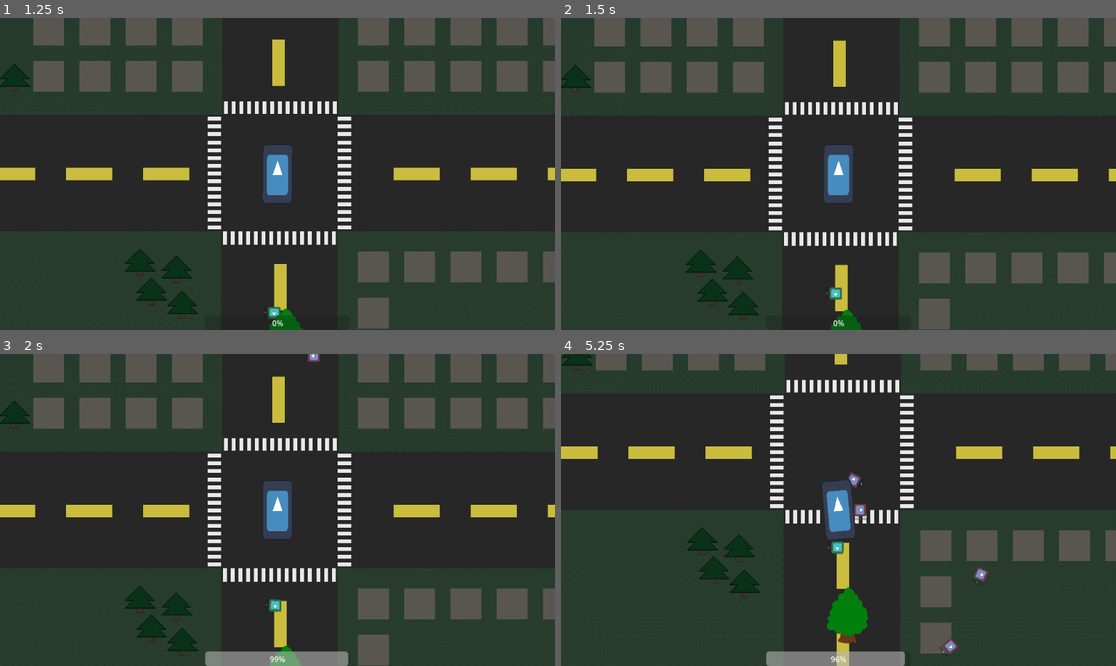
Above: before the commit, frames 1-4 (two rows, left to right).
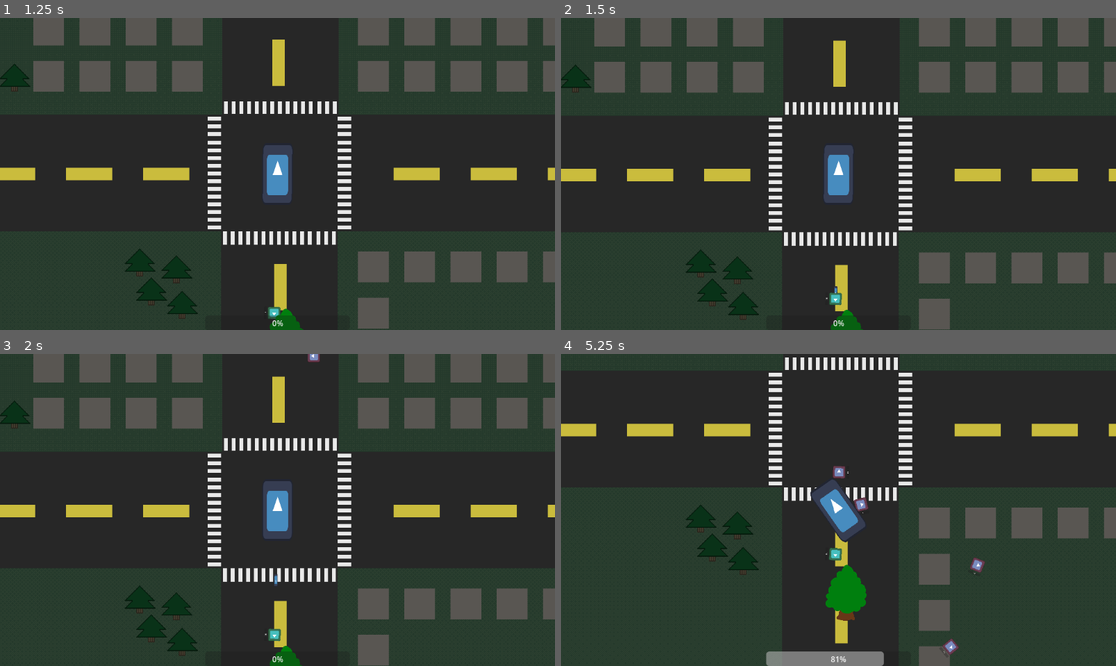
Above: after the commit, the same moments.

Repository: LeBulldoge/torqueterror
Game: Godot game, scene res://main.tscn
Same seed, same stepped clock (60 frames per second), same inputs: the game is played once before the commit and once after it. The engine's default icon, where the game draws it, is replaced by a stand-in: a white triangle on a blue panel in a dark square.
Inputs:
- Up to frame 1 (1.25 s): tap Enter at 0.5 s; hold D (steer_right) from 0.53 s (still down); tap S (decelerate) at 0.6 s
- Up to frame 2 (1.5 s): release D (steer_right) at 1.28 s; hold A (steer_left) from 1.28 s (still down); tap S (decelerate) at 1.35 s
- Up to frame 3 (2 s): keep holding A (steer_left)
- Up to frame 4 (5.25 s): release A (steer_left) at 2.03 s; hold D (steer_right) 2.03-2.78 s; tap S (decelerate) every 0.75 s from 2.1 to 5.1 s; hold W (accelerate) 2.78-3.53 s; hold A (steer_left) from 3.53 s (still down)

Frame 1 is identical in both runs. In frame 2, 0.1% of the frame differs, in the area x 47-51%, y 85-93%; in frame 3, 1.4%; in frame 4, 20%, in the area x 0-100%, y 0-100%.

Commit message:
lmao!

Diff:
--- a/ai/ai_module.gd
+++ b/ai/ai_module.gd
@@ -2,5 +2,9 @@
 extends Node
 
 
+func setup(_enemy: Enemy):
+    pass
+
+
 func perform(_enemy: Enemy):
     pass
--- a/ai/attacker.gd
+++ b/ai/attacker.gd
@@ -2,13 +2,20 @@
 extends AIModule
 
 
-func perform(enemy: Enemy):
-    if enemy.position.distance_to(enemy.target.position) < enemy.weapon.attack_range:
-        shoot(enemy)
+func setup(enemy: Enemy):
+    enemy.weapon.area_entered.connect(_on_weapon_area_entered.bind(enemy))
+    enemy.weapon.area_exited.connect(_on_weapon_area_exited.bind(enemy))
 
 
-func shoot(enemy: Enemy):
-    if enemy.weapon.is_attack_on_cooldown():
+func _on_weapon_area_entered(body: Area2D, enemy: Enemy) -> void:
+    if not body is HitBoxComponent:
+        print("Detected wrong body type " + body.to_string())
         return
 
-    enemy.weapon.attack(enemy.target.get_node("HealthComponent"))
+    enemy.set_state(Enemy.State.Attacking)
+    enemy.weapon.start_attack(body)
+
+
+func _on_weapon_area_exited(body: Area2D, enemy: Enemy) -> void:
+    enemy.set_state(Enemy.State.Free)
+    enemy.weapon.stop_attack()
--- a/ai/chaser.gd
+++ b/ai/chaser.gd
@@ -5,7 +5,10 @@
 func perform(enemy: Enemy):
     enemy.look_at(enemy.target.position)
 
-    if enemy.position.distance_to(enemy.target.position) > enemy.weapon.attack_range:
+    if enemy.state == Enemy.State.Free:
+        enemy.set_state(Enemy.State.Moving)
+
+    if enemy.state == Enemy.State.Moving:
         walk(enemy)
 
 func walk(enemy: Enemy):
--- a/enemy/enemy.gd
+++ b/enemy/enemy.gd
@@ -1,12 +1,16 @@
 class_name Enemy
 extends CharacterBody2D
 
-@export var weapon: Weapon
 @export var speed := 0
 
 var target: Node2D
 
+enum State { Free, Moving, Attacking }
+var state: State = State.Free
+signal state_changed(new_state)
+
 @onready var ai_module_group = str(get_instance_id()) + "_ai_modules"
+@onready var weapon = $WeaponComponent as Weapon
 
 func _ready():
     assert(target, "Enemy node requires a target")
@@ -17,31 +21,22 @@
     $HealthComponent.health_changed.connect(display_health)
     $HealthComponent.death.connect(queue_free)
 
-    add_child(weapon.attack_timer)
-
     for module in $AIModules.get_children():
         module.add_to_group(ai_module_group)
+        module.setup(self)
 
 
 func display_health(value):
     $HealthBar.value = value
 
 
+func set_state(new_state: State) -> void:
+    if state == new_state:
+        return
+
+    self.state = new_state
+    state_changed.emit(self.state)
+
+
 func _process(_delta):
     get_tree().call_group(ai_module_group, "perform", self)
-
-
-#func _physics_process(delta):
-#	var collision = move_and_collide(velocity)
-#	if collision:
-#		var obj = collision.get_collider()
-#		if not obj.is_in_group("enemies") and "health" in obj:
-#			var h = obj.health as Health
-#			weapon.attack(health)
-#
-#			var bounce_ratio = (h.max_health / health.max_health) * 0.2
-#			velocity = velocity.bounce(collision.get_normal()) * bounce_ratio
-#		else:
-#			velocity = velocity.direction_to(transform.x)
-#
-#	velocity = lerp(velocity, transform.x * speed * delta, 1 * delta)
--- a/enemy/melee_enemy.tscn
+++ b/enemy/melee_enemy.tscn
@@ -4,18 +4,13 @@
 [ext_resource type="Script" path="res://enemy/enemy.gd" id="1_tj1hn"]
 [ext_resource type="Texture2D" uid="uid://bqs2kod2xac7k" path="res://icon.svg" id="2_nj8b1"]
 [ext_resource type="PackedScene" uid="uid://cpq8qcn88e664" path="res://scenes/components/hitbox_component.tscn" id="2_nt5q1"]
-[ext_resource type="Script" path="res://resources/weapon.gd" id="3_frbuk"]
 [ext_resource type="Shader" path="res://enemy/melee_enemy.gdshader" id="4_2uae1"]
 [ext_resource type="PackedScene" uid="uid://cxspkpo4cxc45" path="res://ai/attacker_module.tscn" id="4_ieso8"]
 [ext_resource type="PackedScene" uid="uid://ddmqjpbhmikah" path="res://ai/chaser_module.tscn" id="5_2ce88"]
+[ext_resource type="PackedScene" uid="uid://8ho5oq2a58id" path="res://resources/weapon_component.tscn" id="5_2viey"]
 
-[sub_resource type="Resource" id="Resource_x43cx"]
-resource_local_to_scene = true
-script = ExtResource("3_frbuk")
-damage = 1
-type = 0
-attack_range = 0
-attack_cooldown = 1
+[sub_resource type="CircleShape2D" id="CircleShape2D_2080b"]
+radius = 20.0
 
 [sub_resource type="CircleShape2D" id="CircleShape2D_lxxqs"]
 radius = 17.0294
@@ -29,7 +24,6 @@
 
 [node name="MeleeEnemy" type="CharacterBody2D"]
 script = ExtResource("1_tj1hn")
-weapon = SubResource("Resource_x43cx")
 speed = 300
 metadata/_edit_group_ = true
 
@@ -42,7 +36,16 @@
 [node name="HealthComponent" parent="." instance=ExtResource("1_2ytxk")]
 MAX_HEALTH = 50.0
 
+[node name="WeaponComponent" parent="." instance=ExtResource("5_2viey")]
+damage = 1
+
+[node name="CollisionShape2D" type="CollisionShape2D" parent="WeaponComponent"]
+shape = SubResource("CircleShape2D_2080b")
+debug_color = Color(0.956863, 0, 0.529412, 0.419608)
+
 [node name="HitBoxComponent" parent="." instance=ExtResource("2_nt5q1")]
+collision_layer = 4
+collision_mask = 2
 
 [node name="CollisionShape2D" type="CollisionShape2D" parent="HitBoxComponent"]
 shape = SubResource("CircleShape2D_lxxqs")
--- a/enemy/ranged_enemy.tscn
+++ b/enemy/ranged_enemy.tscn
@@ -5,17 +5,12 @@
 [ext_resource type="PackedScene" uid="uid://ddmqjpbhmikah" path="res://ai/chaser_module.tscn" id="2_6aj25"]
 [ext_resource type="Texture2D" uid="uid://bqs2kod2xac7k" path="res://icon.svg" id="2_f0tpk"]
 [ext_resource type="PackedScene" uid="uid://bqs5ceshq8c43" path="res://scenes/components/health_component.tscn" id="3_k6xi5"]
-[ext_resource type="Script" path="res://resources/weapon.gd" id="3_wu3xp"]
 [ext_resource type="PackedScene" uid="uid://cxspkpo4cxc45" path="res://ai/attacker_module.tscn" id="4_fv072"]
 [ext_resource type="PackedScene" uid="uid://cpq8qcn88e664" path="res://scenes/components/hitbox_component.tscn" id="4_gjpqc"]
+[ext_resource type="PackedScene" uid="uid://8ho5oq2a58id" path="res://resources/weapon_component.tscn" id="5_4foag"]
 
-[sub_resource type="Resource" id="Resource_1ehxc"]
-resource_local_to_scene = true
-script = ExtResource("3_wu3xp")
-damage = 1
-type = 1
-attack_range = 200
-attack_cooldown = 1
+[sub_resource type="CircleShape2D" id="CircleShape2D_unedk"]
+radius = 200.0
 
 [sub_resource type="CircleShape2D" id="CircleShape2D_5vcjn"]
 radius = 18.0278
@@ -28,7 +23,6 @@
 
 [node name="RangedEnemy" type="CharacterBody2D"]
 script = ExtResource("1_ce1f0")
-weapon = SubResource("Resource_1ehxc")
 speed = 200
 
 [node name="AIModules" type="Node" parent="."]
@@ -39,7 +33,17 @@
 
 [node name="HealthComponent" parent="." instance=ExtResource("3_k6xi5")]
 
+[node name="WeaponComponent" parent="." instance=ExtResource("5_4foag")]
+damage = 1
+type = 1
+
+[node name="CollisionShape2D" type="CollisionShape2D" parent="WeaponComponent"]
+shape = SubResource("CircleShape2D_unedk")
+debug_color = Color(0.964706, 0, 0.501961, 0.419608)
+
 [node name="HitBoxComponent" parent="." instance=ExtResource("4_gjpqc")]
+collision_layer = 4
+collision_mask = 2
 
 [node name="CollisionShape2D" type="CollisionShape2D" parent="HitBoxComponent"]
 shape = SubResource("CircleShape2D_5vcjn")
--- a/main.gd
+++ b/main.gd
@@ -44,3 +44,7 @@
     enemy.global_position = get_point_outside_viewport()
 
     $Map.add_child(enemy)
+    enemy.weapon.shoot_projectile.connect(_on_spawn_projectile)
+
+func _on_spawn_projectile(projectile: Projectile):
+    $Map.call_deferred("add_child", projectile)
--- a/project.godot
+++ b/project.godot
@@ -38,6 +38,13 @@
 ]
 }
 
+[layer_names]
+
+2d_physics/layer_1="wall"
+2d_physics/layer_2="player"
+2d_physics/layer_3="enemies"
+2d_physics/layer_4="weapons"
+
 [physics]
 
 2d/default_gravity=0.0
--- a/resources/weapon.gd
+++ b/resources/weapon.gd
@@ -1,31 +1,60 @@
 class_name Weapon
-extends Resource
+extends Area2D
 
 enum WeaponType { Melee, Ranged }
 
 @export var damage := 0
 @export var type: WeaponType
-@export var attack_range := 0
 @export var attack_cooldown = 1
 
-var attack_timer = Timer.new()
-
-func _init(new_damage: int = 0, new_type: WeaponType = WeaponType.Melee):
-    damage = new_damage
-    type = new_type
-
-    match type:
-        WeaponType.Melee: attack_range = 50
-        WeaponType.Ranged: attack_range = 200
-    attack_timer.wait_time = attack_cooldown
-    attack_timer.one_shot = true
+@onready var attack_timer: Timer = $AttackTimer
 
 
-func attack(health: HealthComponent):
+func _ready():
+    attack_timer.wait_time = attack_cooldown
+
+
+func start_attack(target: HitBoxComponent):
+    var target_health = target.health_component
+
+    attack(target, target_health)
+    attack_timer.timeout.connect(attack.bind(target, target_health))
     attack_timer.start()
+
+
+func stop_attack():
+    attack_timer.stop()
+    attack_timer.timeout.disconnect(attack)
+
+
+func attack(target: Node2D, health: HealthComponent):
+    if type == WeaponType.Ranged:
+        shoot(target.global_position)
+    else:
+        apply_damage(health)
+
+
+func apply_damage(health: HealthComponent):
     health.damage(damage)
 
-    return attack_timer.timeout
+var projectile_scene = preload("res://scenes/projectile.tscn")
+signal shoot_projectile(projectile: Projectile)
+func shoot(target: Vector2) -> void:
+    var proj = projectile_scene.instantiate() as Projectile
+    proj.position = global_position
+    proj.speed = 200
+    proj.direction = global_position.direction_to(target)
+    proj.look_at(target)
 
-func is_attack_on_cooldown():
-    return not attack_timer.is_stopped()
+    proj.area_entered.connect(_on_projectile_hit.bind(proj))
+    shoot_projectile.emit(proj)
+
+
+func _on_projectile_hit(body: Area2D, projectile: Projectile) -> void:
+    if not body is HitBoxComponent:
+        print("Detected wrong body type " + body.to_string())
+        return
+
+    var hitbox = body as HitBoxComponent
+    apply_damage(hitbox.health_component)
+    projectile.queue_free()
--- /dev/null
+++ b/resources/weapon_component.tscn
@@ -0,0 +1,10 @@
+[gd_scene load_steps=2 format=3 uid="uid://8ho5oq2a58id"]
+
+[ext_resource type="Script" path="res://resources/weapon.gd" id="1_7gi1n"]
+
+[node name="WeaponComponent" type="Area2D"]
+collision_layer = 8
+collision_mask = 2
+script = ExtResource("1_7gi1n")
+
+[node name="AttackTimer" type="Timer" parent="."]
--- a/scenes/components/health_component.gd
+++ b/scenes/components/health_component.gd
@@ -9,12 +9,12 @@
 
 
 func _ready():
-	health = MAX_HEALTH
+    health = MAX_HEALTH
 
 
 func damage(value: float):
-	health -= value
-	health_changed.emit(health)
+    health -= value
+    health_changed.emit(health)
 
-	if health <= 0:
-		death.emit()
+    if health <= 0:
+        death.emit()
--- a/scenes/components/hitbox_component.gd
+++ b/scenes/components/hitbox_component.gd
@@ -1,7 +1,8 @@
+class_name HitBoxComponent
 extends Area2D
 
 @export var health_component: HealthComponent
 
 func damage(value: float):
-	if health_component:
-		health_component.damage(value)
+    if health_component:
+        health_component.damage(value)
--- /dev/null
+++ b/scenes/projectile.gd
@@ -0,0 +1,18 @@
+class_name Projectile
+extends Area2D
+
+
+var direction := Vector2.ZERO
+var speed := 0.0
+
+
+func _ready():
+    pass
+
+
+func _process(delta):
+    position += direction * speed * delta
+
+
+func _on_visible_on_screen_notifier_2d_screen_exited():
+    queue_free()
--- /dev/null
+++ b/scenes/projectile.tscn
@@ -0,0 +1,28 @@
+[gd_scene load_steps=4 format=3 uid="uid://bb4gsdnyngpy"]
+
+[ext_resource type="Texture2D" uid="uid://bqs2kod2xac7k" path="res://icon.svg" id="1_lm2yd"]
+[ext_resource type="Script" path="res://scenes/projectile.gd" id="1_s087w"]
+
+[sub_resource type="CapsuleShape2D" id="CapsuleShape2D_hlucg"]
+radius = 6.0
+height = 34.0
+
+[node name="Projectile" type="Area2D"]
+collision_layer = 20
+collision_mask = 2
+script = ExtResource("1_s087w")
+
+[node name="Sprite2D" type="Sprite2D" parent="."]
+rotation = -1.5708
+scale = Vector2(0.055, 0.2)
+texture = ExtResource("1_lm2yd")
+
+[node name="CollisionShape2D" type="CollisionShape2D" parent="."]
+rotation = -1.5708
+shape = SubResource("CapsuleShape2D_hlucg")
+
+[node name="VisibleOnScreenNotifier2D" type="VisibleOnScreenNotifier2D" parent="."]
+position = Vector2(-18, 0)
+scale = Vector2(0.5, 0.6)
+
+[connection signal="screen_exited" from="VisibleOnScreenNotifier2D" to="." method="_on_visible_on_screen_notifier_2d_screen_exited"]
--- a/vehicle/player.tscn
+++ b/vehicle/player.tscn
@@ -13,6 +13,8 @@
 height = 128.0
 
 [node name="Player" type="RigidBody2D"]
+collision_layer = 2
+collision_mask = 5
 angular_damp = 1.0
 script = ExtResource("1_28sia")
 speed = 500
@@ -24,7 +26,10 @@
 
 [node name="HealthComponent" parent="." instance=ExtResource("3_66xtb")]
 
-[node name="HitBoxComponent" parent="." instance=ExtResource("4_7fyjs")]
+[node name="HitBoxComponent" parent="." node_paths=PackedStringArray("health_component") instance=ExtResource("4_7fyjs")]
+collision_layer = 2
+collision_mask = 13
+health_component = NodePath("../HealthComponent")
 
 [node name="CollisionShape2D" type="CollisionShape2D" parent="HitBoxComponent"]
 shape = SubResource("RectangleShape2D_yyb6l")
